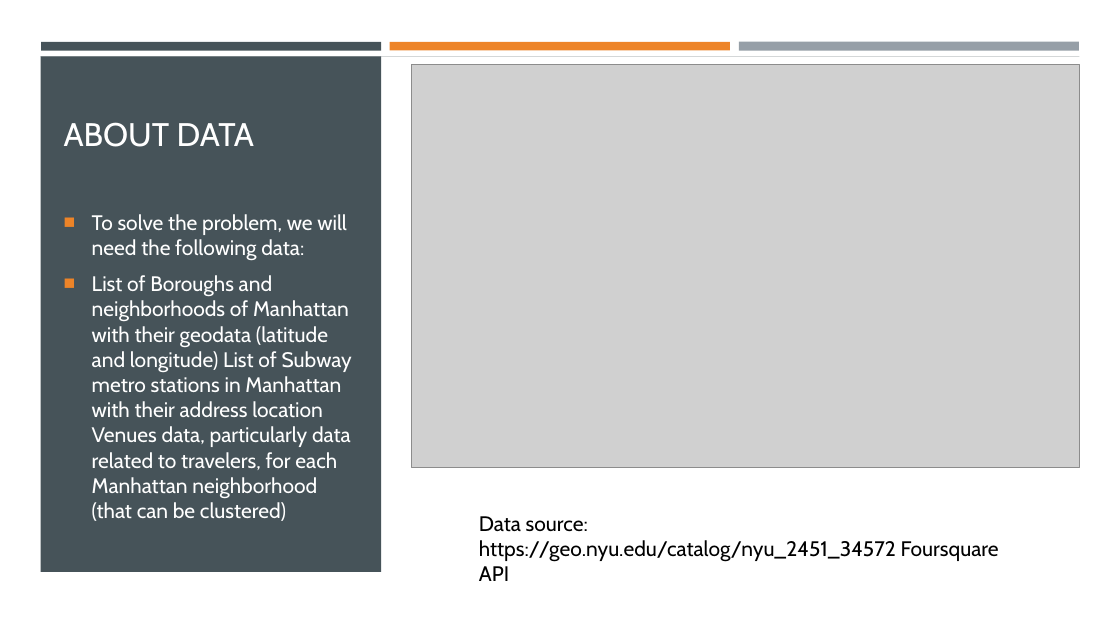
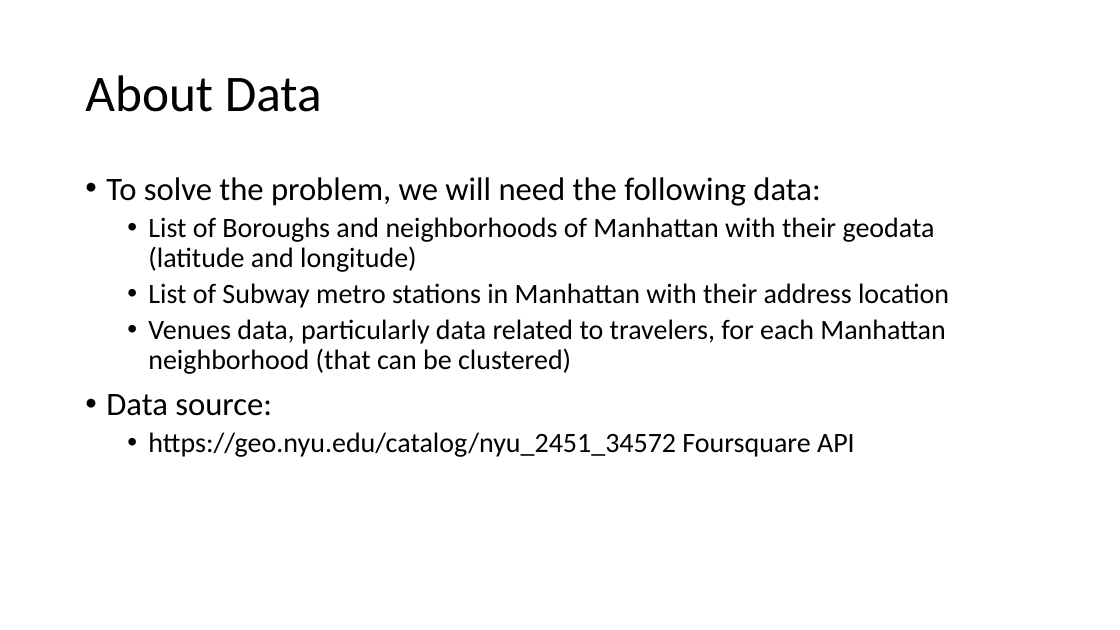
Before and after one commit to Hughli3/Coursera_Capstone, a slide deck: slide 6 of Week4 & 5/Final ppt.pptx (slide 9 before the commit). Drawn at 1120x630 pixels with LibreOffice and Linux fonts; fonts in the diff are those of the drawing; grey boxes stand for pictures. Boxes give left, top, right and bottom in pixels: in the first picture for what was removed or moved away, otherwise in the second. Text is boxed around its words. In the diff, an @@ line names an element or a change of style, - is before the commit and + after.

```diff
--- a/Week4 & 5/Final ppt.pptx
+++ b/Week4 & 5/Final ppt.pptx
@@ rectangle removed at bbox=[0, 56, 1120, 630] @@
@@ rectangle removed at bbox=[40, 56, 1080, 166] @@
@@ rectangle removed at bbox=[40, 56, 381, 572] @@
@@ rectangle removed at bbox=[41, 42, 381, 50] @@
@@ title "About Data" at bbox=[85, 75, 322, 112]: vertical alignment bottom to middle @@
@@ rectangle removed at bbox=[390, 42, 730, 50] @@
@@ rectangle removed at bbox=[739, 42, 1079, 51] @@
@@ title at bbox=[85, 75, 322, 112]: text changed; size 28 to 44 pt; font Cabin to Calibri; text colour #FFFFFF to #000000 @@
-ABOUT DATA
+About Data
@@ picture removed at bbox=[412, 65, 1080, 468] @@
@@ text "To solve the problem, we ...": place and size @@
-text "To solve the problem, we ..." at bbox=[92, 214, 352, 521]
+text "To solve the problem, we ..." at bbox=[106, 177, 949, 457]
@@ text "To solve the problem, we ..." at bbox=[106, 177, 949, 457]: vertical alignment middle to top @@
@@ text at bbox=[106, 177, 820, 206]: size 18 to 28 pt, font Cabin to Calibri, text colour #FFFFFF to #000000 in "To solve the problem, we will need ..."; bullet ■ to •; line spacing 1 to 0.9 @@
@@ text at bbox=[106, 217, 949, 457]: text changed; size 18 to 24 pt; font Cabin to Calibri; text colour #FFFFFF to #000000 @@
-■ List of Boroughs and neighborhoods of Manhattan with their geodata (latitude and longitude) List of Subway metro stations in Manhattan with their address location Venues data, particularly data related to travelers, for each Manhattan neighborhood (that can be clustered)
+  • List of Boroughs and neighborhoods of Manhattan with their geodata (latitude and longitude)
+  • List of Subway metro stations in Manhattan with their address location
+  • Venues data, particularly data related to travelers, for each Manhattan neighborhood (that can be clustered)
+• Data source:
+  • https://geo.nyu.edu/catalog/nyu_2451_34572 Foursquare API
@@ text removed at bbox=[479, 516, 999, 562] @@
-Data source:
-https://geo.nyu.edu/catalog/nyu_2451_34572 Foursquare API
```
Also in this commit, not shown: 8 other slides changed, 4 slides added, 5 slides removed, 1 other file.
